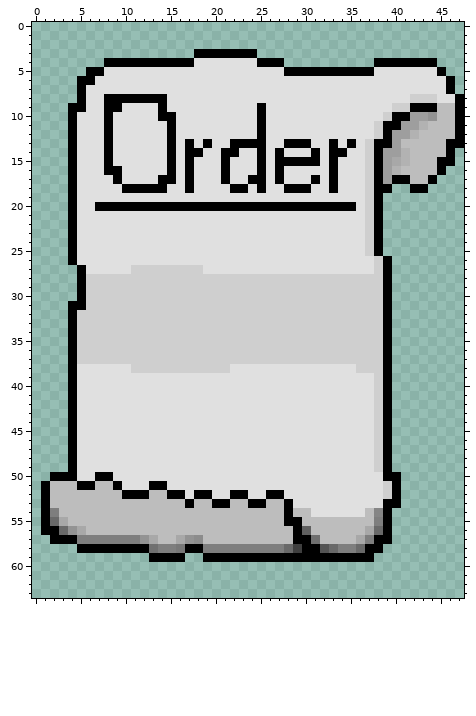
File history of a pixel-art sprite, Rapid Game Prototype 3/Assets/Sprites/Background.png. Above, as it was before the edit.
The file is 48x64 pixels. Colours within 5 levels of each other are drawn and written as one.
And afterwards:
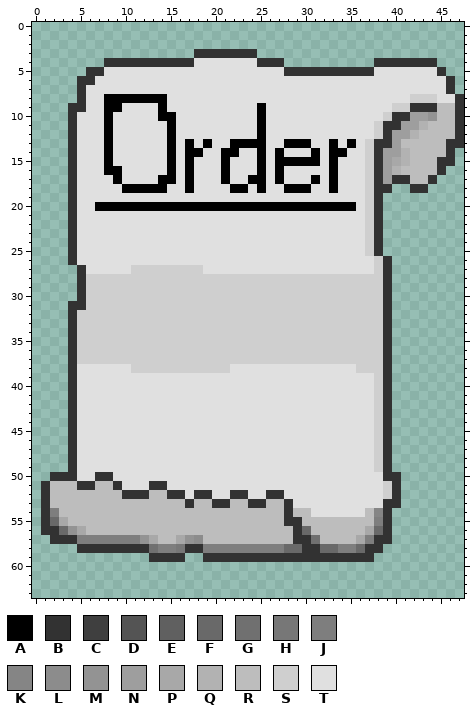
Palette (. is transparent): A #000000  B #323232  C #3f3f3f  D #545454  E #606060  F #696969  G #707070  H #777777  J #7e7e7e  K #858585  L #8c8c8c  M #939393  N #9e9e9e  P #a8a8a8  Q #b2b2b2  R #bdbdbd  S #cfcfcf  T #e0e0e0
Change:
@@ x 0..47 @@
  2 ................................................
- 3 ..................AAAAAAA.......................
- 4 ........AAAAAAAAAATTTTTTTAAA..........AAAAAAA...
- 5 ......AATTTTTTTTTTTTTTTTTTTTAAAAAAAAAATTTTTTTA..
- 6 .....AATTTTTTTTTTTTTTTTTTTTTTTTTTTTTTTTTTTTTTTA.
- 7 .....ATTTTTTTTTTTTTTTTTTTTTTTTTTTTTTTTTTTTTTTTA.
- 8 .....ATTAAAAAAATTTTTTTTTTTTTTTTTTTTTTTTTTTSSSTTA
- 9 ....AATTAATTTTATTTTTTTTTTATTTTTTTTTTTTTTSSAAARRA
-10 ....ATTTATTTTTAATTTTTTTTTATTTTTTTTTTTTTSAANNMRRA
-11 ....ATTTATTTTTTATTTTTTTTTATTTTTTTTTTTTSAANNQRRRA
-12 ....ATTTATTTTTTATTTTTTTTTATTTTTTTTTTTTSANNQRRRRA
-13 ....ATTTATTTTTTATATATTAAAATTAAATTATATSAANRRRRRAA
-14 ....ATTTATTTTTTATAATTAATTATATTTATAATTSANNQRRRRA.
-15 ....ATTTATTTTTTATATTTATTTATAAAAATATTTSANPQRRRAA.
-16 ....ATTTAATTTTTATATTTATTTATATTTTTATTTSANQRRRRA..
-17 ....ATTTTATTTTAATATTTATTAATATTTATATTTSANAARRA...
-18 ....ATTTTTAAAAATTATTTTAATATTAAATTATTTSAA..AA....
-19 ....ATTTTTTTTTTTTTTTTTTTTTTTTTTTTTTTTSA.........
-20 ....ATTAAAAAAAAAAAAAAAAAAAAAAAAAAAAATSA.........
-21 ....ATTTTTTTTTTTTTTTTTTTTTTTTTTTTTTTTSA.........
-22 ....ATTTTTTTTTTTTTTTTTTTTTTTTTTTTTTTTSA.........
-23 ....ATTTTTTTTTTTTTTTTTTTTTTTTTTTTTTTTSA.........
-24 ....ATTTTTTTTTTTTTTTTTTTTTTTTTTTTTTTTSA.........
-25 ....ATTTTTTTTTTTTTTTTTTTTTTTTTTTTTTTTSA.........
-26 ....ATTTTTTTTTTTTTTTTTTTTTTTTTTTTTTTTTSA........
-27 .....ATTTTTSSSSSSSSTTTTTTTTTTTTTTTTTTTSA........
-28 .....ASSSSSSSSSSSSSSSSSSSSSSSSSSSSSSSSSA........
-29 .....ASSSSSSSSSSSSSSSSSSSSSSSSSSSSSSSSSA........
-30 .....ASSSSSSSSSSSSSSSSSSSSSSSSSSSSSSSSSA........
-31 ....AASSSSSSSSSSSSSSSSSSSSSSSSSSSSSSSSSA........
-32 ....ASSSSSSSSSSSSSSSSSSSSSSSSSSSSSSSSSSA........
-33 ....ASSSSSSSSSSSSSSSSSSSSSSSSSSSSSSSSSSA........
-34 ....ASSSSSSSSSSSSSSSSSSSSSSSSSSSSSSSSSSA........
-35 ....ASSSSSSSSSSSSSSSSSSSSSSSSSSSSSSSSSSA........
-36 ....ASSSSSSSSSSSSSSSSSSSSSSSSSSSSSSSSSSA........
-37 ....ASSSSSSSSSSSSSSSSSSSSSSSSSSSSSSSSSSA........
-38 ....ATTTTTTSSSSSSSSSSSTTTTTTTTTTTTTTSSSA........
-39 ....ATTTTTTTTTTTTTTTTTTTTTTTTTTTTTTTTTSA........
-40 ....ATTTTTTTTTTTTTTTTTTTTTTTTTTTTTTTTTSA........
-41 ....ATTTTTTTTTTTTTTTTTTTTTTTTTTTTTTTTTSA........
-42 ....ATTTTTTTTTTTTTTTTTTTTTTTTTTTTTTTTTSA........
-43 ....ATTTTTTTTTTTTTTTTTTTTTTTTTTTTTTTTTSA........
-44 ....ATTTTTTTTTTTTTTTTTTTTTTTTTTTTTTTTTSA........
-45 ....ATTTTTTTTTTTTTTTTTTTTTTTTTTTTTTTTTSA........
-46 ....ATTTTTTTTTTTTTTTTTTTTTTTTTTTTTTTTTSA........
-47 ....ATTTTTTTTTTTTTTTTTTTTTTTTTTTTTTTTTSA........
-48 ....ATTTTTTTTTTTTTTTTTTTTTTTTTTTTTTTTTSA........
-49 ....ATTTTTTTTTTTTTTTTTTTTTTTTTTTTTTTTTSA........
-50 ..AAATTAATTTTTTTTTTTTTTTTTTTTTTTTTTTTTTAA.......
-51 .ARRRAARRATTTAATTTTTTTTTTTTTTTTTTTTTTTTSA.......
-52 .ARRRRRRRRAAARRAATAATTAATTAATTTTTTTTTTTSA.......
-53 .ARRRRRRRRRRRRRRRARRAARRAARRATTTTTTTTTTAA.......
-54 .AJRRRRRRRRRRRRRRRRRRRRRRRRRARRTTTTTTRKA........
-55 .AFPRRRRRRRRRRRRRRRRRRRRRRRRAARRRRRRRRJA........
-56 .AAFMPRRRRRRRRRRRRRRRRRRRRRRRAERRRRRRPFA........
-57 ..AAAJJJJJJJMPRRPMLRRRRRRRRRRAAGRRRRPJAA........
-58 .....AAAAAAAAGJJHAAJJJJJJJJJFCAADFJJFAA.........
-59 .............AAAA..AAAAAAAAAAAAAAAAAAA..........
+ 3 ..................BBBBBBB.......................
+ 4 ........BBBBBBBBBBTTTTTTTBBB..........BBBBBBB...
+ 5 ......BBTTTTTTTTTTTTTTTTTTTTBBBBBBBBBBTTTTTTTB..
+ 6 .....BBTTTTTTTTTTTTTTTTTTTTTTTTTTTTTTTTTTTTTTTB.
+ 7 .....BTTTTTTTTTTTTTTTTTTTTTTTTTTTTTTTTTTTTTTTTB.
+ 8 .....BTTAAAAAAATTTTTTTTTTTTTTTTTTTTTTTTTTTSSSTTB
+ 9 ....BBTTAATTTTATTTTTTTTTTATTTTTTTTTTTTTTSSBBBRRB
+10 ....BTTTATTTTTAATTTTTTTTTATTTTTTTTTTTTTSBBNNMRRB
+11 ....BTTTATTTTTTATTTTTTTTTATTTTTTTTTTTTSBBNNQRRRB
+12 ....BTTTATTTTTTATTTTTTTTTATTTTTTTTTTTTSBNNQRRRRB
+13 ....BTTTATTTTTTATATATTAAAATTAAATTATATSBBNRRRRRBB
+14 ....BTTTATTTTTTATAATTAATTATATTTATAATTSBNNQRRRRB.
+15 ....BTTTATTTTTTATATTTATTTATAAAAATATTTSBNPQRRRBB.
+16 ....BTTTAATTTTTATATTTATTTATATTTTTATTTSBNQRRRRB..
+17 ....BTTTTATTTTAATATTTATTAATATTTATATTTSBNBBRRB...
+18 ....BTTTTTAAAAATTATTTTAATATTAAATTATTTSBB..BB....
+19 ....BTTTTTTTTTTTTTTTTTTTTTTTTTTTTTTTTSB.........
+20 ....BTTAAAAAAAAAAAAAAAAAAAAAAAAAAAAATSB.........
+21 ....BTTTTTTTTTTTTTTTTTTTTTTTTTTTTTTTTSB.........
+22 ....BTTTTTTTTTTTTTTTTTTTTTTTTTTTTTTTTSB.........
+23 ....BTTTTTTTTTTTTTTTTTTTTTTTTTTTTTTTTSB.........
+24 ....BTTTTTTTTTTTTTTTTTTTTTTTTTTTTTTTTSB.........
+25 ....BTTTTTTTTTTTTTTTTTTTTTTTTTTTTTTTTSB.........
+26 ....BTTTTTTTTTTTTTTTTTTTTTTTTTTTTTTTTTSB........
+27 .....BTTTTTSSSSSSSSTTTTTTTTTTTTTTTTTTTSB........
+28 .....BSSSSSSSSSSSSSSSSSSSSSSSSSSSSSSSSSB........
+29 .....BSSSSSSSSSSSSSSSSSSSSSSSSSSSSSSSSSB........
+30 .....BSSSSSSSSSSSSSSSSSSSSSSSSSSSSSSSSSB........
+31 ....BBSSSSSSSSSSSSSSSSSSSSSSSSSSSSSSSSSB........
+32 ....BSSSSSSSSSSSSSSSSSSSSSSSSSSSSSSSSSSB........
+33 ....BSSSSSSSSSSSSSSSSSSSSSSSSSSSSSSSSSSB........
+34 ....BSSSSSSSSSSSSSSSSSSSSSSSSSSSSSSSSSSB........
+35 ....BSSSSSSSSSSSSSSSSSSSSSSSSSSSSSSSSSSB........
+36 ....BSSSSSSSSSSSSSSSSSSSSSSSSSSSSSSSSSSB........
+37 ....BSSSSSSSSSSSSSSSSSSSSSSSSSSSSSSSSSSB........
+38 ....BTTTTTTSSSSSSSSSSSTTTTTTTTTTTTTTSSSB........
+39 ....BTTTTTTTTTTTTTTTTTTTTTTTTTTTTTTTTTSB........
+40 ....BTTTTTTTTTTTTTTTTTTTTTTTTTTTTTTTTTSB........
+41 ....BTTTTTTTTTTTTTTTTTTTTTTTTTTTTTTTTTSB........
+42 ....BTTTTTTTTTTTTTTTTTTTTTTTTTTTTTTTTTSB........
+43 ....BTTTTTTTTTTTTTTTTTTTTTTTTTTTTTTTTTSB........
+44 ....BTTTTTTTTTTTTTTTTTTTTTTTTTTTTTTTTTSB........
+45 ....BTTTTTTTTTTTTTTTTTTTTTTTTTTTTTTTTTSB........
+46 ....BTTTTTTTTTTTTTTTTTTTTTTTTTTTTTTTTTSB........
+47 ....BTTTTTTTTTTTTTTTTTTTTTTTTTTTTTTTTTSB........
+48 ....BTTTTTTTTTTTTTTTTTTTTTTTTTTTTTTTTTSB........
+49 ....BTTTTTTTTTTTTTTTTTTTTTTTTTTTTTTTTTSB........
+50 ..BBBTTBBTTTTTTTTTTTTTTTTTTTTTTTTTTTTTTBB.......
+51 .BRRRBBRRBTTTBBTTTTTTTTTTTTTTTTTTTTTTTTSB.......
+52 .BRRRRRRRRBBBRRBBTBBTTBBTTBBTTTTTTTTTTTSB.......
+53 .BRRRRRRRRRRRRRRRBRRBBRRBBRRBTTTTTTTTTTBB.......
+54 .BJRRRRRRRRRRRRRRRRRRRRRRRRRBRRTTTTTTRKB........
+55 .BFPRRRRRRRRRRRRRRRRRRRRRRRRBBRRRRRRRRJB........
+56 .BBFMPRRRRRRRRRRRRRRRRRRRRRRRBFRRRRRRPFB........
+57 ..BBBJJJJJJJMPRRPMLRRRRRRRRRRBBGRRRRPJBB........
+58 .....BBBBBBBBGJJHBBJJJJJJJJJFFBBFFJJFBB.........
+59 .............BBBB..BBBBBBBBBBBBBBBBBBB..........
 60 ................................................
